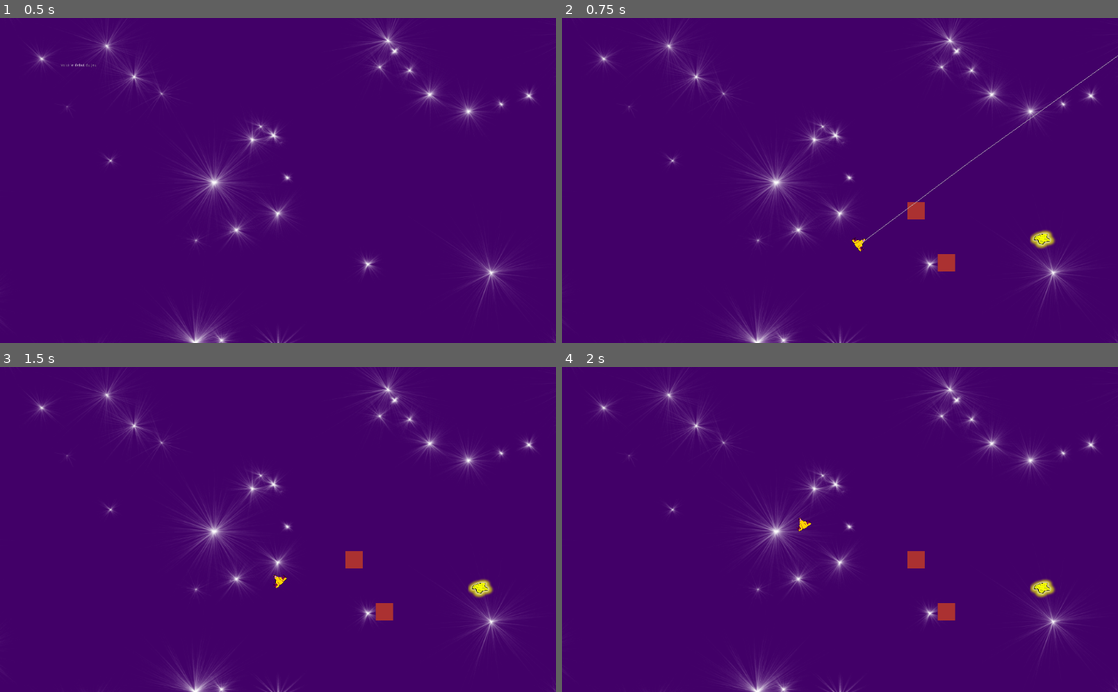
Above: before the commit, frames 1-4 (two rows, left to right).
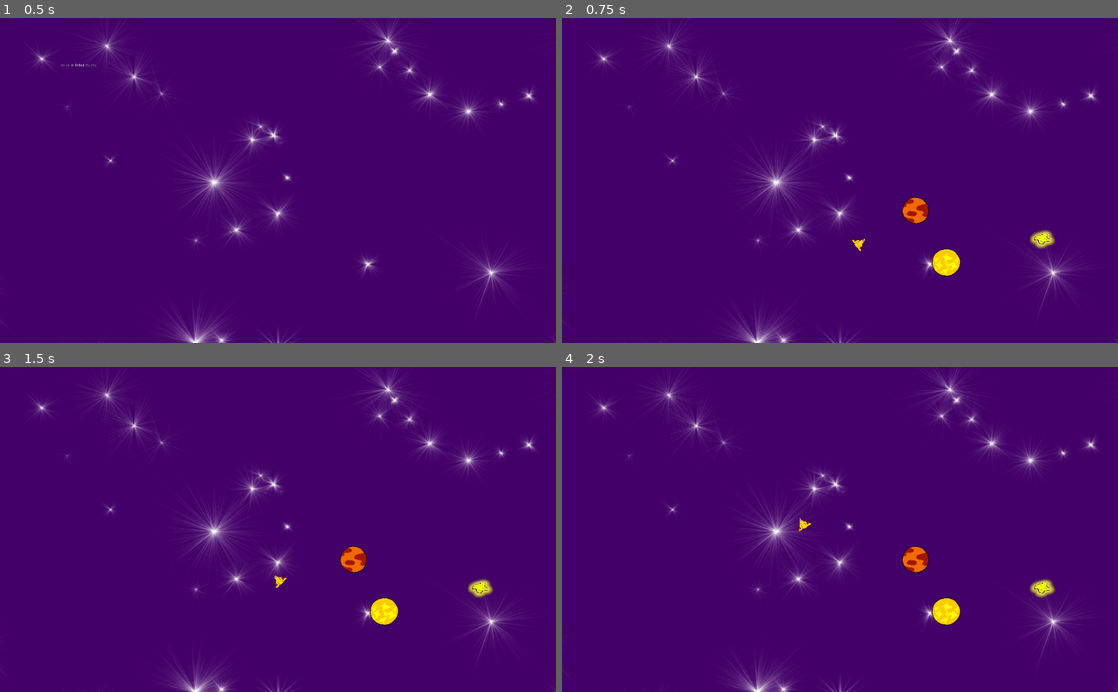
Above: after the commit, the same moments.

Repository: antonindevidal/Lunarium
Game: Godot game, scene res://source/Game.tscn
Same seed, same stepped clock (60 frames per second), same inputs: the game is played once before the commit and once after it.
Inputs (mouse positions are in pixels of both pictures, inside the frame that each line leads up to):
- Up to frame 1 (0.5 s): no input
- Up to frame 2 (0.75 s): tap Enter at 0.5 s; move the mouse to (962, 164) at 0.52 s; click (962, 164) at 0.6 s
- Up to frame 3 (1.5 s): tap Space at 1.25 s; move the mouse to (166, 545) at 1.27 s; click (166, 545) at 1.35 s
- Up to frame 4 (2 s): no input

Frame 1 is identical in both runs. In frame 2, 0.8% of the frame differs, in the area x 53-100%, y 11-80%; in frame 3, 0.7%; in frame 4, 0.7%.

Commit message:
Image planete (aléatoire)

Diff:
--- a/source/source/Planetes/PlaneteTemplate.gd
+++ b/source/source/Planetes/PlaneteTemplate.gd
@@ -2,6 +2,8 @@
 
 var forceAttraction = 0.1;
 var radius = 300;
+var Couleur = ["Rouge", "Bleu", "Verte", "Jaune","Rose"]
+var rng = RandomNumberGenerator.new()
 # Declare member variables here. Examples:
 # var a = 2
 # var b = "text"
@@ -9,6 +11,9 @@
 
 # Called when the node enters the scene tree for the first time.
 func _ready():
+	rng.randomize()
+	var my_random_number = rng.randf_range(-1,5)
+	get_node("AnimatedSprite").animation = Couleur[my_random_number]
 	pass # Replace with function body.
 
 
--- a/source/source/Planetes/PlaneteTemplate.tscn
+++ b/source/source/Planetes/PlaneteTemplate.tscn
@@ -1,18 +1,42 @@
-[gd_scene load_steps=5 format=2]
+[gd_scene load_steps=9 format=2]
 
-[ext_resource path="res://ressources/Planetes/Planete0.png" type="Texture" id=1]
+[ext_resource path="res://ressources/Planetes/Centres/planète_bleue_verte.png" type="Texture" id=1]
 [ext_resource path="res://source/Planetes/PlaneteTemplate.gd" type="Script" id=2]
+[ext_resource path="res://ressources/Planetes/Centres/planète_rouge.png" type="Texture" id=3]
+[ext_resource path="res://ressources/Planetes/Centres/planète_jaune.png" type="Texture" id=4]
+[ext_resource path="res://ressources/Planetes/Centres/planète_verte.png" type="Texture" id=5]
+[ext_resource path="res://ressources/Planetes/Centres/planète_rose.png" type="Texture" id=6]
 
 [sub_resource type="SpriteFrames" id=1]
 animations = [ {
+"frames": [ ExtResource( 3 ) ],
+"loop": true,
+"name": "Rouge",
+"speed": 5.0
+}, {
+"frames": [ ExtResource( 4 ) ],
+"loop": true,
+"name": "Jaune",
+"speed": 5.0
+}, {
+"frames": [ ExtResource( 6 ) ],
+"loop": true,
+"name": "Rose",
+"speed": 5.0
+}, {
+"frames": [ ExtResource( 5 ) ],
+"loop": true,
+"name": "Verte",
+"speed": 5.0
+}, {
 "frames": [ ExtResource( 1 ) ],
 "loop": true,
-"name": "default",
+"name": "Bleu",
 "speed": 5.0
 } ]
 
-[sub_resource type="RectangleShape2D" id=2]
-extents = Vector2( 32, 32 )
+[sub_resource type="CircleShape2D" id=2]
+radius = 48.0
 
 [node name="PlaneteTemplate" type="StaticBody2D" groups=[
 "Planete",
@@ -20,7 +44,9 @@
 script = ExtResource( 2 )
 
 [node name="AnimatedSprite" type="AnimatedSprite" parent="."]
+scale = Vector2( 0.15, 0.15 )
 frames = SubResource( 1 )
+animation = "Rose"
 
 [node name="CollisionShape2D" type="CollisionShape2D" parent="."]
 shape = SubResource( 2 )
--- a/source/source/Vaisseau/PrePath/PrePath.gd
+++ b/source/source/Vaisseau/PrePath/PrePath.gd
@@ -2,7 +2,7 @@
 
 var force = Vector2.ZERO;
 var velocity = Vector2.ZERO;
-var N = 0.01
+var N = 0.1
 var draw = true
 var nb=10;
 var position2;
@@ -17,20 +17,14 @@
 	position2 = get_parent().get_node("AnimatedSprite").position
 	if not get_parent().is_moving:
 		draw = true
-		velocity = (get_parent().get_local_mouse_position() - position2).normalized() * get_parent().speed;
-		draw_line(position2,position2+velocity*N,Color.gray);
+		velocity = (get_global_mouse_position() - position2);
 		for j in nb:
-			var lesPlanetes = get_parent().get_parent().get_children()
-			force = Vector2.ZERO
-			for i in lesPlanetes:
-				if i.is_in_group("Planete"):
-					if i.radius > position2.distance_to(i.position):
-						force = force + (i.position - position2)*i.forceAttraction;
-			velocity = (velocity + force).normalized() * get_parent().speed;
+			force = get_parent().calcDir(position2)
+			velocity = ((velocity + force).normalized()) * get_parent().speed;
 			if draw:
-				draw_line(position2,position2+velocity,Color.gray);
-			#draw = not draw
-			position2 = position2 + velocity
+				draw_line(position2,position2 + velocity*N,Color.gray);
+			draw = not draw
+			position2 = position2 + velocity*N
 	pass # Replace with function body.
 
 
--- a/source/source/Vaisseau/PrePath/PrePath.tscn
+++ b/source/source/Vaisseau/PrePath/PrePath.tscn
@@ -3,6 +3,14 @@
 [ext_resource path="res://source/Vaisseau/PrePath/PrePath.gd" type="Script" id=1]
 
 [node name="Prepath" type="Control"]
+anchor_left = -1.0
+anchor_top = -1.0
+anchor_right = 1.0
+anchor_bottom = 1.0
+margin_left = 56.32
+margin_top = 64.2
+margin_right = -63.488
+margin_bottom = -31.8
 script = ExtResource( 1 )
 __meta__ = {
 "_edit_use_anchors_": false
--- a/source/source/Vaisseau/Vaisseau.gd
+++ b/source/source/Vaisseau/Vaisseau.gd
@@ -15,13 +15,10 @@
 	pass # Replace with function body.
 
 func _process(_delta):
+	oldMouse=get_global_mouse_position()
 	if get_parent().get_parent().is_playing:
-		var lesPlanetes = get_parent().get_children()
-		force = Vector2.ZERO
-		for i in lesPlanetes:
-			if i.is_in_group("Planete"):
-				if i.radius > position.distance_to(i.position):
-					force = force + (i.position - position)*i.forceAttraction;
+		force = calcDir(position)
+
 		if Input.is_action_just_released("launch") and not is_moving:
 			launch(get_global_mouse_position())
 		if is_moving:
@@ -44,3 +41,12 @@
 
 func is_on_screen():
 	return on_screen
+
+func calcDir(pos):
+	var lesPlanetes = get_parent().get_children()
+	force = Vector2.ZERO
+	for i in lesPlanetes:
+		if i.is_in_group("Planete"):
+			if i.radius > pos.distance_to(i.position):
+				force = force + (i.position - pos)*i.forceAttraction;
+	return force
--- a/source/source/Vaisseau/Vaisseau.tscn
+++ b/source/source/Vaisseau/Vaisseau.tscn
@@ -1,8 +1,7 @@
-[gd_scene load_steps=7 format=2]
+[gd_scene load_steps=6 format=2]
 
 [ext_resource path="res://ressources/Vaisseau/vaisseau.png" type="Texture" id=1]
 [ext_resource path="res://source/Vaisseau/Vaisseau.gd" type="Script" id=2]
-[ext_resource path="res://source/Vaisseau/PrePath/PrePath.tscn" type="PackedScene" id=3]
 
 [sub_resource type="CapsuleShape2D" id=1]
 radius = 22.685
@@ -42,7 +41,5 @@
 frames = SubResource( 3 )
 
 [node name="notifier" type="VisibilityNotifier2D" parent="."]
-position = Vector2( 2.65164, 1.94454 )
+position = Vector2( 0.707098, -0.7955 )
 scale = Vector2( 2.46725, 3.28042 )
-
-[node name="Prepath" parent="." instance=ExtResource( 3 )]
Binary file added: source/ressources/Planetes/Centres/planète_bleue_verte.png
Not shown, added: source/ressources/Planetes/Centres/planète_bleue_verte.png.import
Binary file added: source/ressources/Planetes/Centres/planète_jaune.png
Not shown, added: source/ressources/Planetes/Centres/planète_jaune.png.import
Binary file added: source/ressources/Planetes/Centres/planète_rose.png
Not shown, added: source/ressources/Planetes/Centres/planète_rose.png.import
Binary file added: source/ressources/Planetes/Centres/planète_rouge.png
Not shown, added: source/ressources/Planetes/Centres/planète_rouge.png.import
Binary file added: source/ressources/Planetes/Centres/planète_verte.png
Not shown, changed: source/ressources/Planetes/Centres/planète_verte.png.import
Binary file removed: source/ressources/Planetes/Planete0.png
